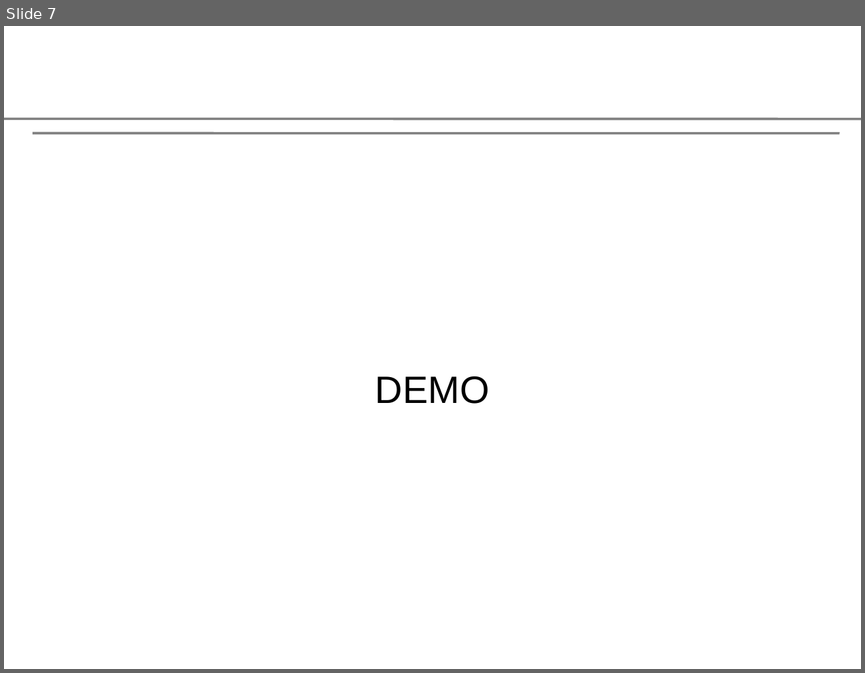
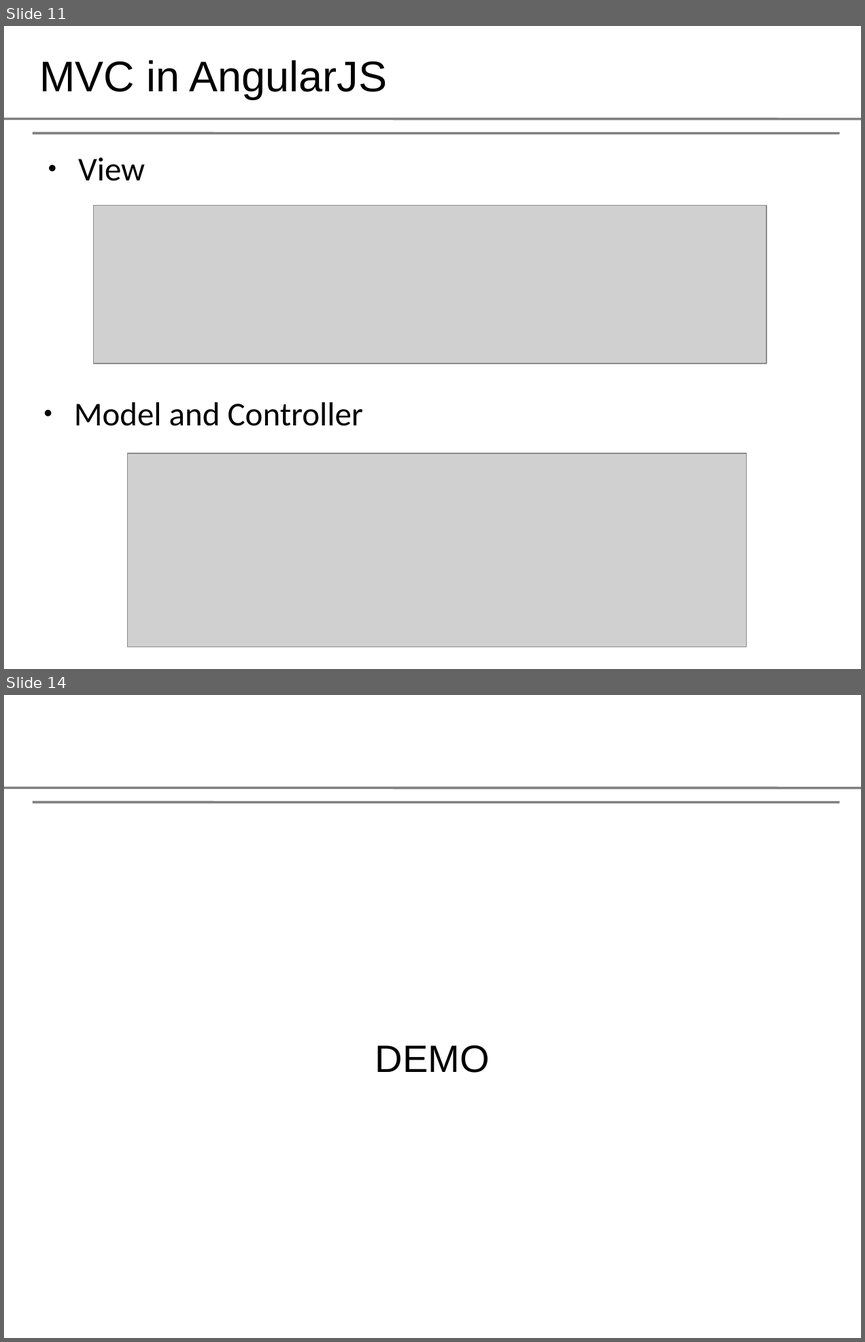
Before and after one commit to aashish-pathak/leadsnetwork, a slide deck: leads_in.odp. Shown one above the other, each under a label of ours: slide 7 before the commit, slides 11 and 14 after it; the slides between them are not shown. The pictures are 865x673 and 865x1342 pixels, drawn with LibreOffice and Linux fonts; fonts in the diff are those of the drawing; grey boxes stand for pictures; background and template pictures are left out. Boxes give left, top, right and bottom in pixels: in the first picture for what was removed or moved away, otherwise in the second. Text is boxed around its words. In the diff, an @@ line names an element or a change of style, - is before the commit and + after.

```diff
--- a/leads_in.odp
+++ b/leads_in.odp
@@ slide 11 added at [4,26,861,669], background #FFFFFF; not listed: 2 template elements that a slide beside it also shows @@
@@ title added at [39,60,387,99], 36 pt, text #000000 @@
+MVC in AngularJS
@@ text added at [78,157,145,181], 28 pt, text #000000 @@
+● View
@@ picture added at [94,205,766,363] @@
@@ text added at [74,402,363,426], 28 pt, text #000000 @@
+● Model and Controller
@@ picture added at [127,452,746,646] @@
@@ what was slide 7 is now slide 14 @@
```
Also in this commit, not shown: 2 slides changed, 20 other slides added, 1 slide removed.
